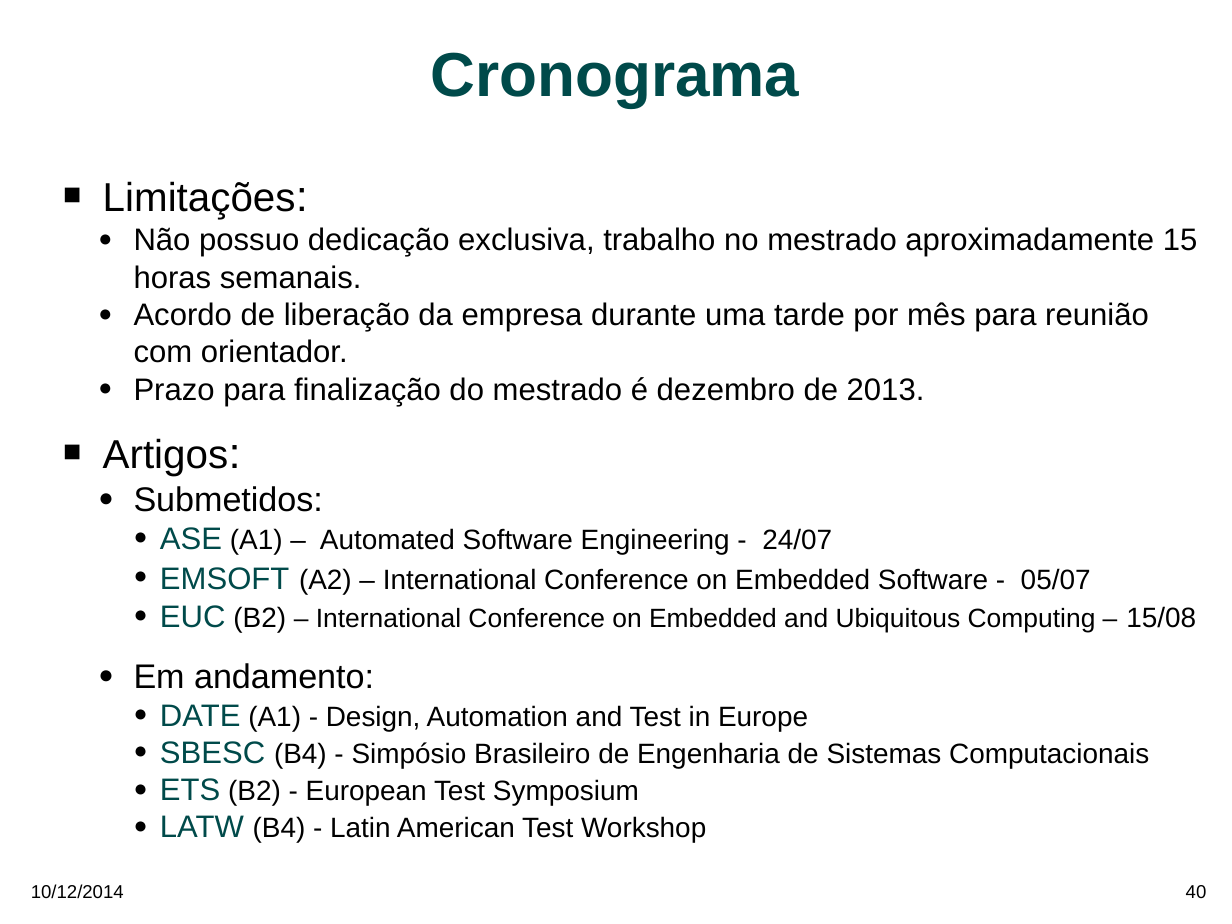
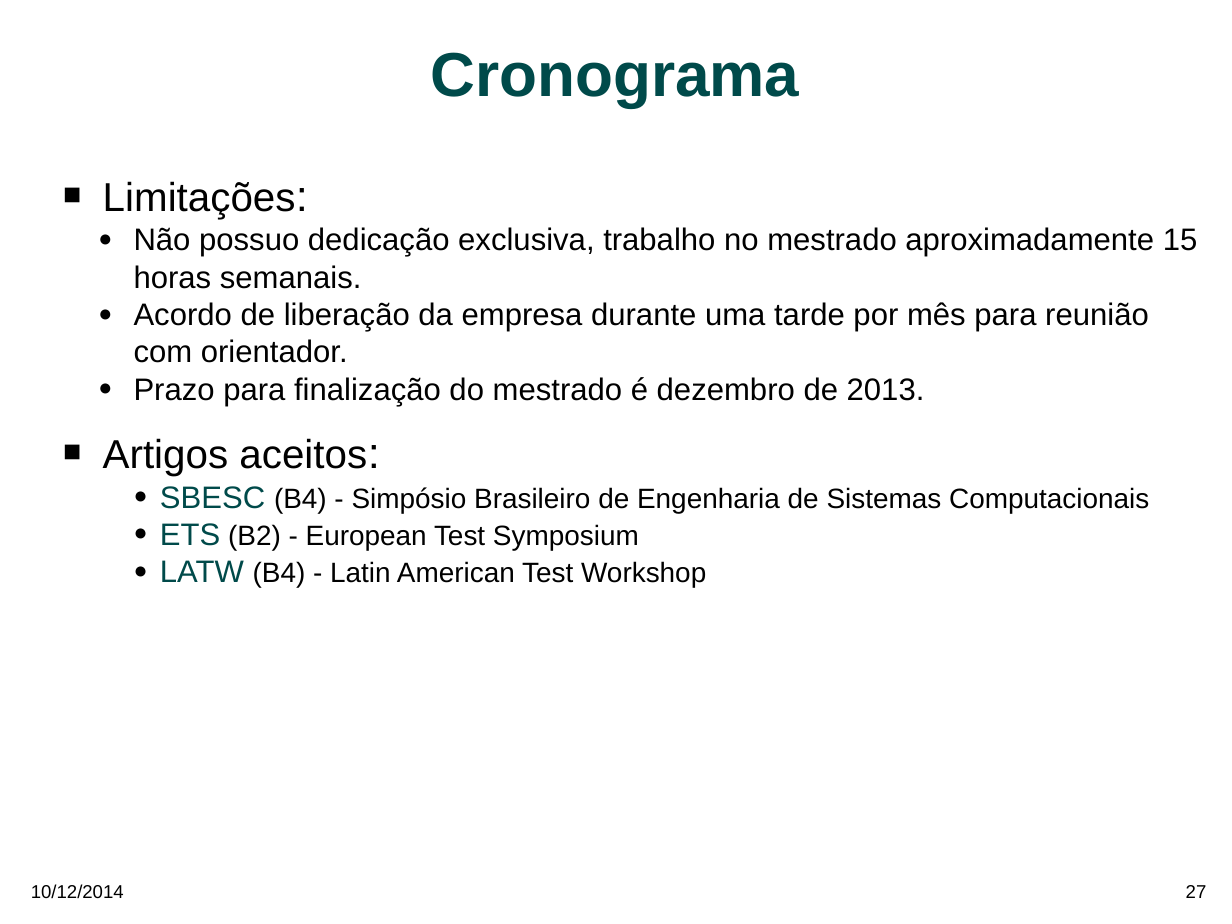
Before and after one commit to MohammedAbosaeeda/mestrado, a slide deck: slide 27 of mestrado_rita_soldi.odp (slide 40 before the commit). Drawn at 1232x924 pixels with LibreOffice and Linux fonts; fonts in the diff are those of the drawing; background and template pictures are left out. Boxes give left, top, right and bottom in pixels: in the first picture for what was removed or moved away, otherwise in the second. Text is boxed around its words. In the diff, an @@ line names an element or a change of style, - is before the commit and + after.

```diff
--- a/mestrado_rita_soldi.odp
+++ b/mestrado_rita_soldi.odp
@@ text at [103, 438, 367, 476]: text changed; size 18 to 26 pt @@
-■ Artigos:
-  ● Submetidos:
-    ● ASE (A1) – Automated Software Engineering - 24/07
-    ● EMSOFT (A2) – International Conference on Embedded Software - 05/07
-    ● EUC (B2) – International Conference on Embedded and Ubiquitous Computing – 15/08
-  ● Em andamento:
-    ● DATE (A1) - Design, Automation and Test in Europe
+■ Artigos aceitos:
@@ page number at [1186, 885, 1207, 898]: text changed @@
-40
+27
```
Also in this commit, not shown: 7 other slides changed, 3 slides added, 16 slides removed, 5 other files.
